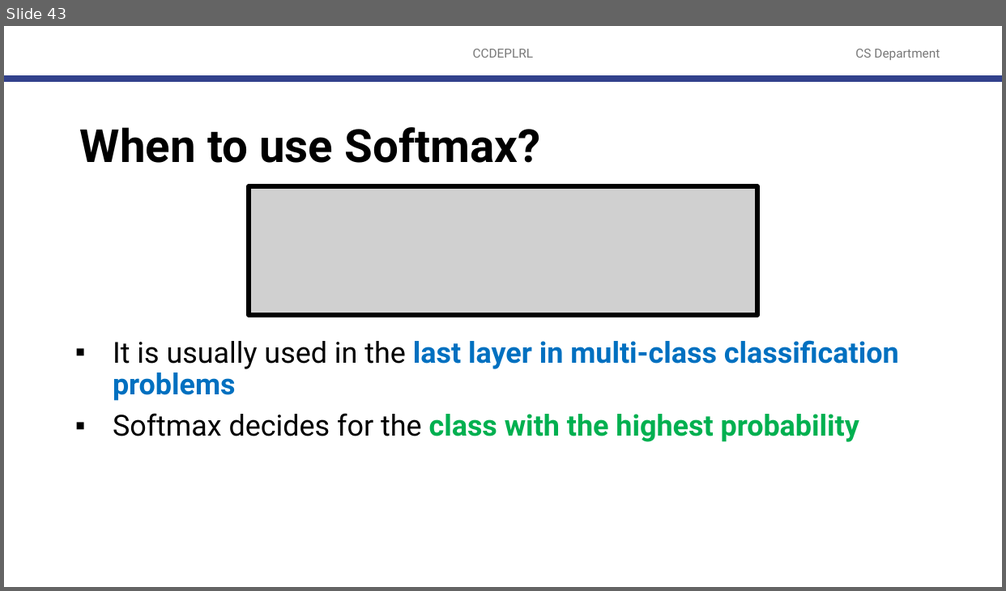
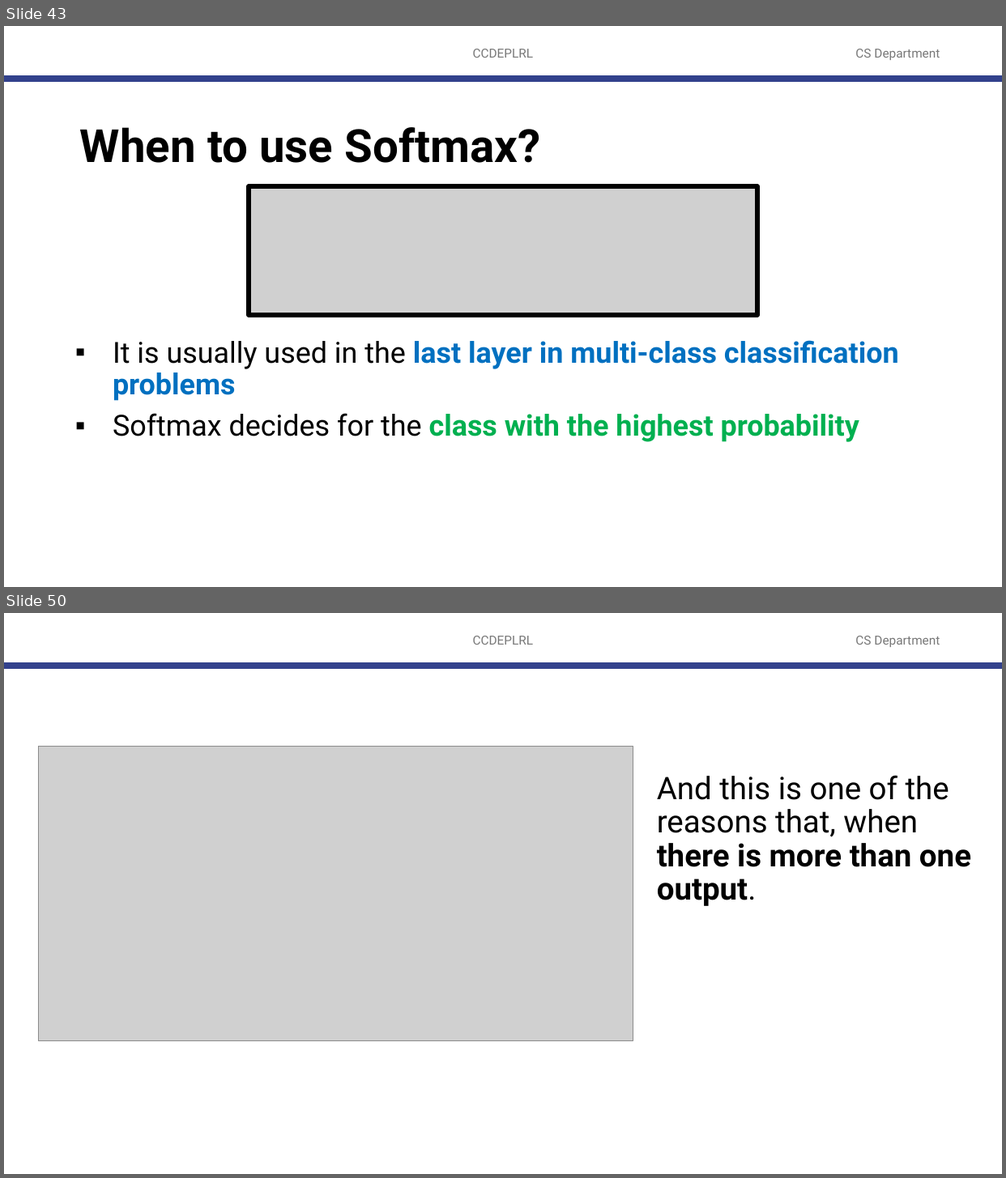
Before and after one commit to robitussin/CCDEPLRL, a slide deck: 1 - Introduction to Deep Learning/Activation Functions.pptx. Shown one above the other, each under a label of ours: slide 43 before the commit, slides 43 and 50 after it; the slides between them are not shown. The pictures are 1006x591 and 1006x1178 pixels, drawn with LibreOffice and Linux fonts; fonts in the diff are those of the drawing; grey boxes stand for pictures; background and template pictures are left out. Boxes give left, top, right and bottom in pixels: in the first picture for what was removed or moved away, otherwise in the second. Text is boxed around its words. In the diff, an @@ line names an element or a change of style, - is before the commit and + after.

```diff
--- a/1 - Introduction to Deep Learning/Activation Functions.pptx
+++ b/1 - Introduction to Deep Learning/Activation Functions.pptx
@@ slide 50 added at (x1=4, y1=613, x2=1002, y2=1174), background #FFFFFF; not listed: 3 template elements that a slide beside it also shows @@
@@ picture added at (x1=39, y1=747, x2=633, y2=1041) @@
@@ text added at (x1=657, y1=775, x2=971, y2=906), 30 pt, text #000000 @@
+And this is one of the reasons that, when there is more than one output.
```
Also in this commit, not shown: 3 slides changed, 28 other slides added, 1 slide removed.
